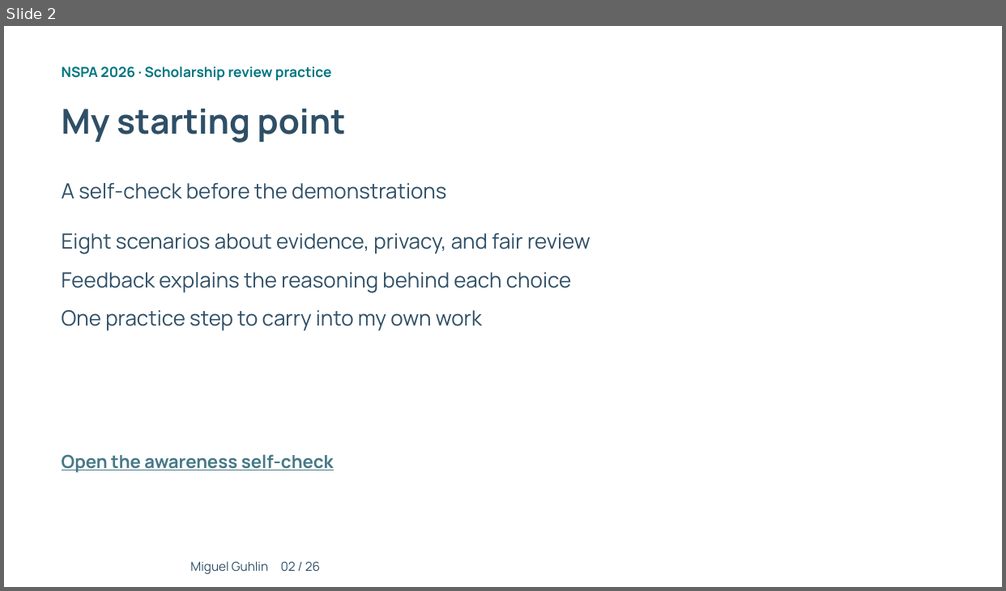
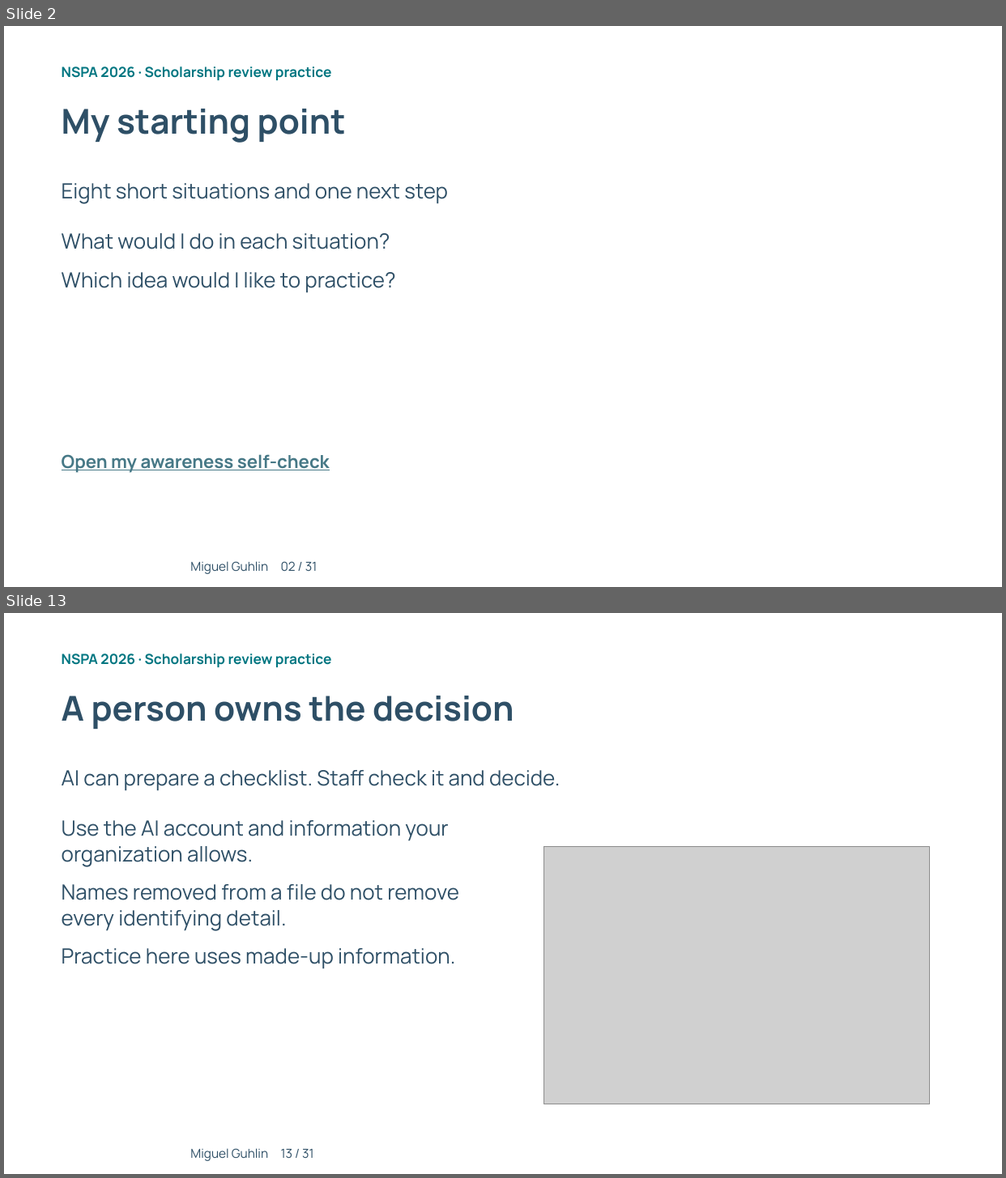
Before and after one commit to mguhlin/nspa, a slide deck: 2026/p/slides/ai-prompting-scholarship-review.pptx. Shown one above the other, each under a label of ours: slide 2 before the commit, slides 2 and 13 after it; the slides between them are not shown. The pictures are 1006x591 and 1006x1178 pixels, drawn with LibreOffice and Linux fonts; fonts in the diff are those of the drawing; grey boxes stand for pictures; background and template pictures are left out. Boxes give left, top, right and bottom in pixels: in the first picture for what was removed or moved away, otherwise in the second. Text is boxed around its words. In the diff, an @@ line names an element or a change of style, - is before the commit and + after.

Commit message:
Simplify AI practice and assessment with introductory concepts and pictures

```diff
--- a/2026/p/slides/ai-prompting-scholarship-review.pptx
+++ b/2026/p/slides/ai-prompting-scholarship-review.pptx
@@ slide 13 added at bbox=[4, 613, 1002, 1174], background picture (left out) @@
@@ text added at bbox=[62, 653, 331, 667], 13.5 pt, text #007681, bold @@
+NSPA 2026 · Scholarship review practice
@@ text added at bbox=[62, 696, 514, 729], 33 pt, text #2E4F66, bold @@
+A person owns the decision
@@ text added at bbox=[62, 770, 560, 791], 20.2 pt, text #2E4F66 @@
+AI can prepare a checklist. Staff check it and decide.
@@ text added at bbox=[62, 820, 448, 867], 20.2 pt, text #2E4F66 @@
+Use the AI account and information your organization allows.
@@ picture added at bbox=[543, 846, 930, 1104] @@
@@ text added at bbox=[62, 884, 459, 931], 20.2 pt, text #2E4F66 @@
+Names removed from a file do not remove every identifying detail.
@@ text added at bbox=[62, 948, 455, 969], 20.2 pt, text #2E4F66 @@
+Practice here uses made-up information.
@@ text added at bbox=[190, 1148, 314, 1161], 12 pt, text #2E4F66 @@
+Miguel Guhlin 13 / 31
@@ slide 2 changed as well @@
@@ text at bbox=[62, 183, 448, 204]: text changed @@
-A self-check before the demonstrations
+Eight short situations and one next step
@@ text at bbox=[62, 233, 390, 250]: text changed @@
-Eight scenarios about evidence, privacy, and fair review
+What would I do in each situation?
@@ text at bbox=[62, 272, 395, 292]: text changed @@
-Feedback explains the reasoning behind each choice
+Which idea would I like to practice?
@@ text removed at bbox=[62, 310, 482, 331] @@
-One practice step to carry into my own work
@@ text at bbox=[62, 454, 330, 473]: text changed @@
-Open the awareness self-check
+Open my awareness self-check
@@ text at bbox=[190, 561, 317, 574]: text changed @@
-Miguel Guhlin 02 / 26
+Miguel Guhlin 02 / 31
```
Also in this commit, not shown: 8 other slides changed, 21 other slides added, 17 slides removed, 33 other files.
